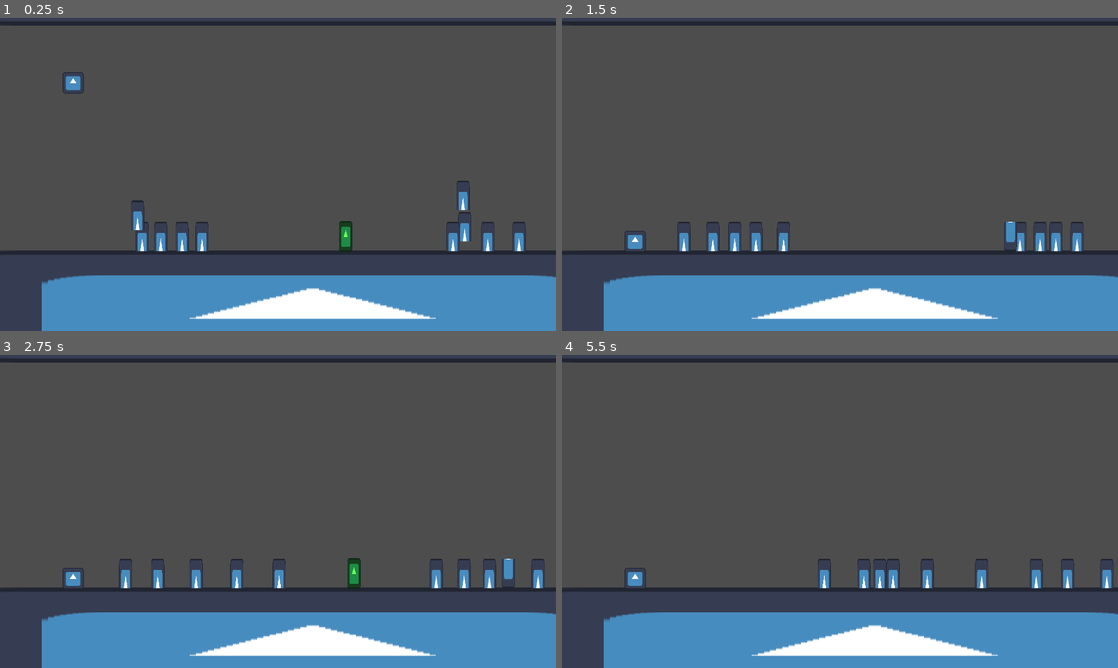
Above: before the commit, frames 1-4 (two rows, left to right).
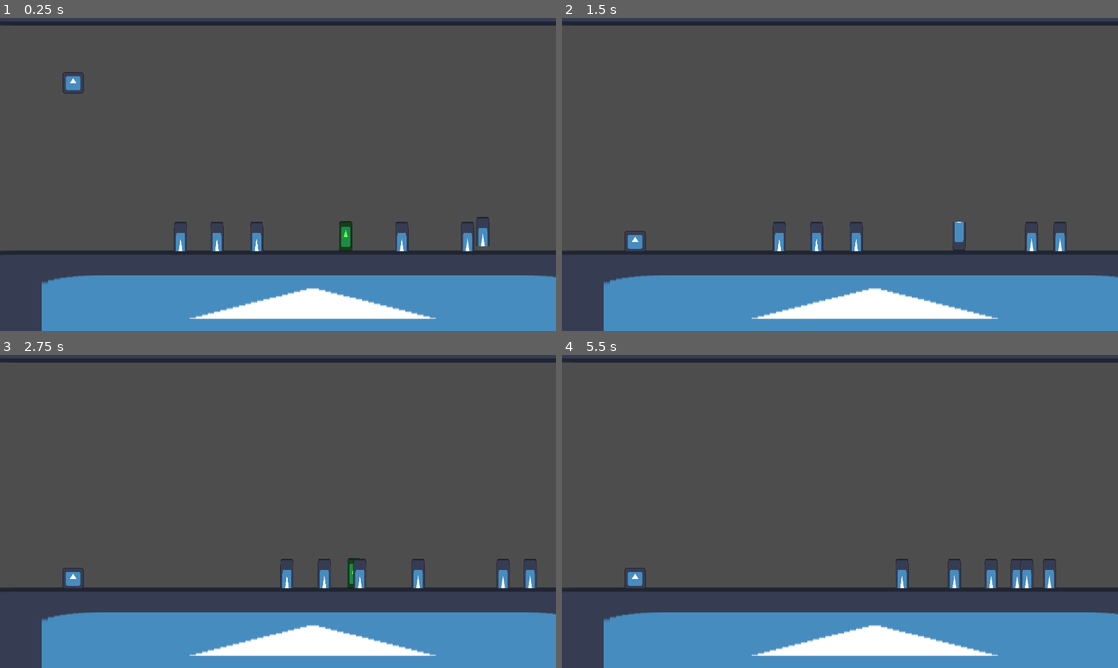
Above: after the commit, the same moments.

Repository: Neverknow247/project-demon-sword
Game: Godot game, scene res://enemies/enemy_test.tscn
Same seed, same stepped clock (60 frames per second), same inputs: the game is played once before the commit and once after it. This scene is started directly instead of the project's main scene. The engine's default icon, where the game draws it, is replaced by a stand-in: a white triangle on a blue panel in a dark square.
Inputs (mouse positions are in pixels of both pictures, inside the frame that each line leads up to):
- Up to frame 1 (0.25 s): no input
- Up to frame 2 (1.5 s): tap Enter (ui_accept) at 0.5, 0.77 s; move the mouse to (962, 158) at 0.52 s; hold Right (ui_right) 0.53-1.25 s; tap O at 0.6 s; click (962, 158) at 0.67 s; drag from (728, 190) to (795, 237) at 1.27 s
- Up to frame 3 (2.75 s): move the mouse to (333, 442) at 2.02 s; hold Left (ui_left) from 2.03 s (still down); tap Shift at 2.1 s
- Up to frame 4 (5.5 s): release Left (ui_left) at 2.75 s; drag from (812, 574) to (673, 464) at 2.77 s; move the mouse to (1006, 558) at 3.52 s; hold Right (ui_right) 3.53-4.25 s; tap O at 3.6 s; tap Enter (ui_accept) at 3.77 s; drag from (673, 464) to (789, 574) at 4.27 s; move the mouse to (867, 511) at 5.02 s; hold Right (ui_right) from 5.03 s (still down); tap Shift at 5.1 s; click (867, 511) at 5.17 s

The runs differ from the first frame. In frame 1, 1.8% of the frame differs, in the area x 23-95%, y 52-75%; in frame 2, 1.8%; in frame 3, 2.0%, in the area x 21-98%, y 65-75%; in frame 4, 1.9%.

Commit message:
changed naming conventions

Diff:
--- a/enemies/dead_cultist/dead_cultist.gd
+++ b/enemies/dead_cultist/dead_cultist.gd
@@ -12,8 +12,10 @@
 var state := IDLE
 var state_process = process_idle
 
-@onready var ground_cast = $GroundCast
-@onready var idle_timer = $IdleTimer
+@onready var ground_cast = $ground_cast
+@onready var idle_timer = $idle_timer
+@onready var animation_player = $animation_player
+@onready var boid_area = $boid_area
 
 #@onready var idle_timer =
 
@@ -38,7 +40,7 @@
 	move_and_slide()
 
 func process_idle(delta:float) -> void:
-	$AnimationPlayer.play("idle")
+	animation_player.play("idle")
 	if not idle_paused:
 		if not ground_cast.is_colliding():
 			idle_direction *= -1
@@ -51,11 +53,11 @@
 		pass
 
 func process_attack(delta:float) -> void:
-	$AnimationPlayer.play("attack")
+	animation_player.play("attack")
 	velocity.x = 0
 
 func process_following(delta:float) -> void:
-	$AnimationPlayer.play("idle")
+	animation_player.play("idle")
 
 	if attack_target == null:
 		set_state(IDLE)
@@ -67,7 +69,6 @@
 		if not ground_cast.is_colliding():
 			velocity.x = 0
 		else:
-			#velocity.x = attack_target_direction * speed
 			var attack_target_distance = abs(attack_target.position.x - position.x)
 
 			if attack_target_distance <= 8 and randi() % 8 == 0:
@@ -76,7 +77,7 @@
 
 			var closest_neighbor_pos_x
 			var shortest_neighbor_distance = null
-			for enemy in $BoidArea.get_overlapping_bodies():
+			for enemy in boid_area.get_overlapping_bodies():
 				if enemy == self:
 					continue
 				if enemy is DeadCultist:
@@ -85,15 +86,12 @@
 						closest_neighbor_pos_x = enemy.position.x
 						shortest_neighbor_distance = neighbor_distance
 
-			#if attack_
 			if attack_target_distance > 16 and (shortest_neighbor_distance == null or attack_target_distance < shortest_neighbor_distance):
-				#velocity.x = attack_target_direction * speed
 				velocity.x = lerp(velocity.x, attack_target_direction * speed, delta)
 			elif shortest_neighbor_distance != null:
 				velocity.x = lerp(velocity.x, -sign(closest_neighbor_pos_x - position.x) * speed * 0.5, delta)
 			else:
 				velocity.x = 0
-			#if
 
 		ground_cast.position.x = 7 * attack_target_direction
 	else:
@@ -120,11 +118,11 @@
 			pass
 
 func set_flip(value) -> void:
-	$Sprite.flip_h = value
+	$sprite.flip_h = value
 	if value == false:
-		$FlipHelper.scale.x = 1
+		$flip_helper.scale.x = 1
 	else:
-		$FlipHelper.scale.x = -1
+		$flip_helper.scale.x = -1
 
 
 func _on_animation_player_animation_finished(anim_name):
--- a/enemies/dead_cultist/dead_cultist.tscn
+++ b/enemies/dead_cultist/dead_cultist.tscn
@@ -19,7 +19,7 @@
 tracks/0/type = "value"
 tracks/0/imported = false
 tracks/0/enabled = true
-tracks/0/path = NodePath("Sprite:frame")
+tracks/0/path = NodePath("sprite:frame")
 tracks/0/interp = 1
 tracks/0/loop_wrap = true
 tracks/0/keys = {
@@ -34,7 +34,7 @@
 tracks/0/type = "value"
 tracks/0/imported = false
 tracks/0/enabled = true
-tracks/0/path = NodePath("Sprite:frame")
+tracks/0/path = NodePath("sprite:frame")
 tracks/0/interp = 1
 tracks/0/loop_wrap = true
 tracks/0/keys = {
@@ -46,7 +46,7 @@
 tracks/1/type = "value"
 tracks/1/imported = false
 tracks/1/enabled = true
-tracks/1/path = NodePath("FlipHelper/HitBox/CollisionShape2D:disabled")
+tracks/1/path = NodePath("flip_helper/hit_box/CollisionShape2D:disabled")
 tracks/1/interp = 1
 tracks/1/loop_wrap = true
 tracks/1/keys = {
@@ -61,7 +61,7 @@
 tracks/0/type = "value"
 tracks/0/imported = false
 tracks/0/enabled = true
-tracks/0/path = NodePath("Sprite:frame")
+tracks/0/path = NodePath("sprite:frame")
 tracks/0/interp = 1
 tracks/0/loop_wrap = true
 tracks/0/keys = {
@@ -73,7 +73,7 @@
 tracks/1/type = "value"
 tracks/1/imported = false
 tracks/1/enabled = true
-tracks/1/path = NodePath("FlipHelper/HitBox/CollisionShape2D:disabled")
+tracks/1/path = NodePath("flip_helper/hit_box/CollisionShape2D:disabled")
 tracks/1/interp = 1
 tracks/1/loop_wrap = true
 tracks/1/keys = {
@@ -93,58 +93,58 @@
 [sub_resource type="RectangleShape2D" id="RectangleShape2D_fgpfr"]
 size = Vector2(8, 18)
 
-[node name="DeadCultist" type="CharacterBody2D"]
+[node name="dead_cultist" type="CharacterBody2D"]
 collision_layer = 8
 script = ExtResource("1_fycvj")
 
-[node name="Sprite" type="Sprite2D" parent="."]
+[node name="sprite" type="Sprite2D" parent="."]
 position = Vector2(8.9407e-08, -9)
 scale = Vector2(0.0625, 0.28125)
 texture = ExtResource("1_7qym3")
 vframes = 2
 
-[node name="FlipHelper" type="Node2D" parent="."]
+[node name="flip_helper" type="Node2D" parent="."]
 
-[node name="HitBox" parent="FlipHelper" instance=ExtResource("3_r8rsg")]
+[node name="hit_box" parent="flip_helper" instance=ExtResource("3_r8rsg")]
 position = Vector2(11, -9)
 collision_mask = 4
 
-[node name="CollisionShape2D" type="CollisionShape2D" parent="FlipHelper/HitBox"]
+[node name="CollisionShape2D" type="CollisionShape2D" parent="flip_helper/hit_box"]
 shape = SubResource("CircleShape2D_3o2sy")
 disabled = true
 
-[node name="CollisionShape2D" type="CollisionShape2D" parent="."]
+[node name="collision_shape_2D" type="CollisionShape2D" parent="."]
 position = Vector2(0, -1)
 shape = SubResource("RectangleShape2D_fyql6")
 
-[node name="GroundCast" type="RayCast2D" parent="."]
+[node name="ground_cast" type="RayCast2D" parent="."]
 position = Vector2(-7, -13)
 target_position = Vector2(0, 15)
 
-[node name="IdleTimer" type="Timer" parent="."]
+[node name="idle_timer" type="Timer" parent="."]
 one_shot = true
 autostart = true
 
-[node name="BoidArea" type="Area2D" parent="."]
+[node name="boid_area" type="Area2D" parent="."]
 position = Vector2(0, -8)
 collision_layer = 0
 collision_mask = 8
 
-[node name="CollisionShape2D" type="CollisionShape2D" parent="BoidArea"]
+[node name="collision_shape_2D" type="CollisionShape2D" parent="boid_area"]
 position = Vector2(0, -1)
 shape = SubResource("RectangleShape2D_uj0lm")
 
-[node name="AnimationPlayer" type="AnimationPlayer" parent="."]
+[node name="animation_player" type="AnimationPlayer" parent="."]
 libraries = {
 "": SubResource("AnimationLibrary_23u6s")
 }
 
-[node name="hurtbox" parent="." instance=ExtResource("4_51765")]
+[node name="hurt_box" parent="." instance=ExtResource("4_51765")]
 collision_layer = 16
 
-[node name="CollisionShape2D" type="CollisionShape2D" parent="hurtbox"]
+[node name="collision_shape_2D" type="CollisionShape2D" parent="hurt_box"]
 position = Vector2(0, -9)
 shape = SubResource("RectangleShape2D_fgpfr")
 
-[connection signal="timeout" from="IdleTimer" to="." method="_on_idle_timer_timeout"]
-[connection signal="animation_finished" from="AnimationPlayer" to="." method="_on_animation_player_animation_finished"]
+[connection signal="timeout" from="idle_timer" to="." method="_on_idle_timer_timeout"]
+[connection signal="animation_finished" from="animation_player" to="." method="_on_animation_player_animation_finished"]
--- a/enemies/demon_bat/demon_bat.tscn
+++ b/enemies/demon_bat/demon_bat.tscn
@@ -6,16 +6,16 @@
 [sub_resource type="CircleShape2D" id="CircleShape2D_jf3xv"]
 radius = 6.0
 
-[node name="DemonBat" type="CharacterBody2D"]
+[node name="demon_bat" type="CharacterBody2D"]
 collision_layer = 8
 script = ExtResource("1_gnsuf")
 
-[node name="Sprite2D" type="Sprite2D" parent="."]
+[node name="sprite_2d" type="Sprite2D" parent="."]
 scale = Vector2(0.1, 0.1)
 texture = ExtResource("2_xhryq")
 
-[node name="CollisionShape2D" type="CollisionShape2D" parent="."]
+[node name="collision_shape_2d" type="CollisionShape2D" parent="."]
 shape = SubResource("CircleShape2D_jf3xv")
 
-[node name="CeilingCast" type="RayCast2D" parent="."]
+[node name="ceiling_cast" type="RayCast2D" parent="."]
 target_position = Vector2(0, -25)
--- a/enemies/enemy_test.gd
+++ b/enemies/enemy_test.gd
@@ -5,7 +5,7 @@
 func _ready():
 	for child in get_children():
 		if child is DeadCultist:
-			child.attack_target = $PlayerPlaceHolder
+			child.attack_target = $player_place_holder
 			child.set_state(DeadCultist.FOLLOWING)
 
 
--- a/enemies/enemy_test.tscn
+++ b/enemies/enemy_test.tscn
@@ -12,75 +12,63 @@
 [sub_resource type="RectangleShape2D" id="RectangleShape2D_8lodb"]
 size = Vector2(8, 18)
 
-[node name="EnemyTest" type="Node2D"]
+[node name="enemy_test" type="Node2D"]
 script = ExtResource("1_d3hmx")
 
-[node name="StaticBody2D" type="StaticBody2D" parent="."]
+[node name="static_body_2d" type="StaticBody2D" parent="."]
 
-[node name="CollisionShape2D" type="CollisionShape2D" parent="StaticBody2D"]
+[node name="CollisionShape2D" type="CollisionShape2D" parent="static_body_2d"]
 position = Vector2(236.75, 38.75)
 shape = SubResource("RectangleShape2D_sdds0")
 
-[node name="CollisionShape2D2" type="CollisionShape2D" parent="StaticBody2D"]
+[node name="CollisionShape2D2" type="CollisionShape2D" parent="static_body_2d"]
 position = Vector2(236.75, -177)
 shape = SubResource("RectangleShape2D_sdds0")
 
-[node name="Sprite2D" type="Sprite2D" parent="StaticBody2D"]
+[node name="Sprite2D" type="Sprite2D" parent="static_body_2d"]
 position = Vector2(237, 39)
 scale = Vector2(3.72656, 0.625)
 texture = ExtResource("2_3suxo")
 
-[node name="Sprite2D2" type="Sprite2D" parent="StaticBody2D"]
+[node name="Sprite2D2" type="Sprite2D" parent="static_body_2d"]
 position = Vector2(236.5, -177)
 scale = Vector2(3.72656, 0.625)
 texture = ExtResource("2_3suxo")
 
-[node name="DeadCultist" parent="." instance=ExtResource("1_e5lfd")]
-position = Vector2(134, -5)
-
-[node name="DeadCultist2" parent="." instance=ExtResource("1_e5lfd")]
-position = Vector2(145, -21)
-
-[node name="DeadCultist3" parent="." instance=ExtResource("1_e5lfd")]
-position = Vector2(158, -13)
-
-[node name="DeadCultist4" parent="." instance=ExtResource("1_e5lfd")]
-position = Vector2(170, -20)
-
-[node name="DeadCultist5" parent="." instance=ExtResource("1_e5lfd")]
-position = Vector2(131, -42)
-
-[node name="DeadCultist6" parent="." instance=ExtResource("1_e5lfd")]
-position = Vector2(328, -54)
-
-[node name="DeadCultist7" parent="." instance=ExtResource("1_e5lfd")]
-position = Vector2(329, -35)
-
-[node name="DeadCultist8" parent="." instance=ExtResource("1_e5lfd")]
-position = Vector2(343, -25)
-
-[node name="DeadCultist9" parent="." instance=ExtResource("1_e5lfd")]
-position = Vector2(322, -16)
-
-[node name="DeadCultist10" parent="." instance=ExtResource("1_e5lfd")]
-position = Vector2(362, -15)
-
-[node name="DemonBat" parent="." instance=ExtResource("2_yfuty")]
+[node name="demon_bat" parent="." instance=ExtResource("2_yfuty")]
 position = Vector2(92, -131)
 
-[node name="PlayerPlaceHolder" type="CharacterBody2D" parent="."]
+[node name="player_place_holder" type="CharacterBody2D" parent="."]
 position = Vector2(257, -13)
 collision_layer = 2
 script = ExtResource("5_yjmav")
 
-[node name="Sprite2D" type="Sprite2D" parent="PlayerPlaceHolder"]
+[node name="sprite_2d" type="Sprite2D" parent="player_place_holder"]
 modulate = Color(0.416856, 1, 0.356665, 1)
 scale = Vector2(0.062822, 0.142949)
 texture = ExtResource("2_3suxo")
 
-[node name="CollisionShape2D" type="CollisionShape2D" parent="PlayerPlaceHolder"]
+[node name="collision_shape_2d" type="CollisionShape2D" parent="player_place_holder"]
 shape = SubResource("RectangleShape2D_8lodb")
 
 [node name="Camera2D" type="Camera2D" parent="."]
 position = Vector2(216, -47)
 zoom = Vector2(5.705, 5.705)
+
+[node name="dead_cultist" parent="." instance=ExtResource("1_e5lfd")]
+position = Vector2(203, -20)
+
+[node name="dead_cultist2" parent="." instance=ExtResource("1_e5lfd")]
+position = Vector2(157, -22)
+
+[node name="dead_cultist3" parent="." instance=ExtResource("1_e5lfd")]
+position = Vector2(179, -19)
+
+[node name="dead_cultist4" parent="." instance=ExtResource("1_e5lfd")]
+position = Vector2(291, -18)
+
+[node name="dead_cultist5" parent="." instance=ExtResource("1_e5lfd")]
+position = Vector2(340, -32)
+
+[node name="dead_cultist6" parent="." instance=ExtResource("1_e5lfd")]
+position = Vector2(331, -7)
